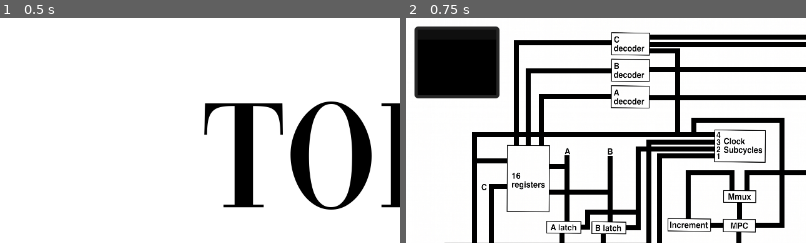
Above: before the commit, frames 1-2 (left to right).
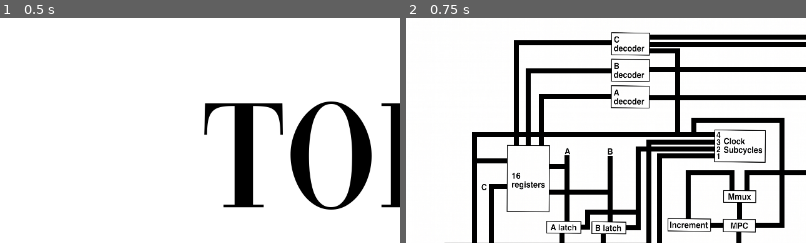
Above: after the commit, the same moments.

Repository: RodriWagner/Projeto-Arquitetura-de-Computadores-Vinod
Game: Godot game, scene res://Cenas/Cenas UI/menu.tscn
Same seed, same stepped clock (60 frames per second), same inputs: the game is played once before the commit and once after it.
Inputs:
- Up to frame 1 (0.5 s): no input
- Up to frame 2 (0.75 s): click "Inicío" at 0.5 s
The pictures show only the part of the screen within x 0-50%, y 1-51%; the shares and areas given below are measured in that part.

Frame 1 is identical in both runs. In frame 2, 7.0% of the frame differs, in the area x 2-24%, y 3-36%.

Commit message:
Interface da memória funciona

Diff:
--- a/projeto-vinod/Cenas/Cenas UI/control.tscn
+++ b/projeto-vinod/Cenas/Cenas UI/control.tscn
@@ -6,7 +6,6 @@
 [ext_resource type="Script" uid="uid://d1deiaevcxc5e" path="res://Scripts/ScriptsUI/controla_visibilidade.gd" id="4_4jskr"]
 [ext_resource type="PackedScene" uid="uid://dofyffrpaxm0q" path="res://Cenas/Cenas de lógica interna/barramento_padrao.tscn" id="4_ya72m"]
 [ext_resource type="PackedScene" uid="uid://c1m1n4c6686kc" path="res://Cenas/Cenas UI/Interface_MemoriaPrincipal.tscn" id="6_jarvx"]
-[ext_resource type="Script" uid="uid://ch12cq1shdkk5" path="res://Scripts/ScriptsUI/c_decoderCodigo.gd" id="7_l70cf"]
 
 [sub_resource type="StyleBoxFlat" id="StyleBoxFlat_uchyk"]
 bg_color = Color(1, 1, 1, 1)
@@ -33,9 +32,6 @@
 
 [sub_resource type="Theme" id="Theme_ya72m"]
 
-[sub_resource type="RectangleShape2D" id="RectangleShape2D_jarvx"]
-size = Vector2(61, 36)
-
 [sub_resource type="StyleBoxFlat" id="StyleBoxFlat_jarvx"]
 bg_color = Color(0.05882353, 0.05882353, 0.05882353, 1)
 
@@ -297,17 +293,6 @@
 layout_mode = 2
 size_flags_horizontal = 3
 text = "INICIAR SIMULAÇÃO"
-
-[node name="Controla Visibilidade dos Dados" type="Node" parent="." unique_id=1198790824]
-
-[node name="CDecoder" type="Area2D" parent="Controla Visibilidade dos Dados" unique_id=133905810 node_paths=PackedStringArray("caixa_de_interface")]
-visible = false
-script = ExtResource("7_l70cf")
-caixa_de_interface = NodePath("../../MarginContainer/PanelContainer/VBoxContainer/TextEdit")
-
-[node name="CollisionShape2D" type="CollisionShape2D" parent="Controla Visibilidade dos Dados/CDecoder" unique_id=1901886363]
-position = Vector2(364.5, 48)
-shape = SubResource("RectangleShape2D_jarvx")
 
 [node name="MarginContainer" type="MarginContainer" parent="." unique_id=108445050]
 visible = false
--- a/projeto-vinod/Cenas/Cenas UI/tabela_ui.gd
+++ b/projeto-vinod/Cenas/Cenas UI/tabela_ui.gd
@@ -20,7 +20,6 @@
 
 func atualizaTabela():
 	if dado:
-		print("oi")
 		var linhas_visiveis = $LinhasDaTabela.get_children()
 		var qtd_linhas_dados = dado.qtdLinhas()
 
@@ -30,6 +29,5 @@
 			var linha_atual = linhas_visiveis[l]
 			var celulas = linha_atual.get_children()
 			var valores_atualizados = dado.getLinha(l)
-
 			for c in range(min(celulas.size(), valores_atualizados.size())):
 				celulas[c].text = str(valores_atualizados[c])
--- a/projeto-vinod/Cenas/Cenas de lógica interna/main.tscn
+++ b/projeto-vinod/Cenas/Cenas de lógica interna/main.tscn
@@ -327,8 +327,9 @@
 [node name="MemoriaPrincipal" parent="Via de Dados" unique_id=266650011 node_paths=PackedStringArray("tabela_ui") instance=ExtResource("2_qahpq")]
 tabela_ui = NodePath("../../Interface/PanelContainer/HBoxContainer/Botões e Texto/PanelContainer2/VBoxContainer/controla_visibilidade/memoria_principal/MarginContainer/Lógica e UI End de Memória/ScrollContainer/Tabela")
 
-[node name="ControleAcessoMP" parent="Via de Dados/MemoriaPrincipal" unique_id=1735749587 node_paths=PackedStringArray("memoria") instance=ExtResource("5_5sm5k")]
+[node name="ControleAcessoMP" parent="Via de Dados/MemoriaPrincipal" unique_id=1735749587 node_paths=PackedStringArray("memoria", "tabela_ui") instance=ExtResource("5_5sm5k")]
 memoria = NodePath("..")
+tabela_ui = NodePath("../../../Interface/PanelContainer/HBoxContainer/Botões e Texto/PanelContainer2/VBoxContainer/controla_visibilidade/memoria_principal/MarginContainer/Lógica e UI End de Memória/ScrollContainer/Tabela")
 
 [node name="Componentes" type="Node2D" parent="Via de Dados" unique_id=2007277224]
 
@@ -429,6 +430,7 @@
 saida = "00000000000000000000000000000000"
 
 [node name="MarginContainer" type="MarginContainer" parent="." unique_id=2140649814]
+visible = false
 anchors_preset = -1
 offset_right = 176.0
 offset_bottom = 155.0
--- a/projeto-vinod/Scripts/ScriptsLogicaInterna/controle_acesso.gd
+++ b/projeto-vinod/Scripts/ScriptsLogicaInterna/controle_acesso.gd
@@ -2,6 +2,7 @@
 
 @export var memoria : Memoria;
 @export_range(12,32) var tamanho_base_endereco : int = 12
+@export var tabela_ui: Control
 
 func _limpa_endereco_de_acesso(endereco : String) -> String:
 	var tam_endereco := endereco.length()
@@ -20,15 +21,18 @@
 ## Insere dado no endereco passado
 func insere_dado(dado : String, endereco : String) -> void:
 	endereco = _limpa_endereco_de_acesso(endereco)
-	print("controle_acesso Esse é o dado: "+dado+" nesse lugar: "+endereco)
+	#print("controle_acesso Esse é o dado: "+dado+" nesse lugar: "+endereco)
 	#print("controleacesso: "+"Inseriu")
+	var ind = endereco.bin_to_int()
 	memoria.linhas_da_memoria[endereco.bin_to_int()] = dado;
-	print("50 primeiros")
-	for i in range(0,50):
+	memoria.tabela_ui.dado.alteraTabela(ind, dado)
+	tabela_ui.atualizaTabela()
+	#print("50 primeiros")
+	#for i in range(0,50):
 
-		print(memoria.linhas_da_memoria[i])
+		#rint(memoria.linhas_da_memoria[i])
 
-	print("100 ultimos")
+	#print("100 ultimos")
 
-	for i in range(4000,4096):
-		print(memoria.linhas_da_memoria[i])
+	#for i in range(4000,4096):
+		#print(memoria.linhas_da_memoria[i])
--- a/projeto-vinod/Scripts/ScriptsLogicaInterna/memoriaprincipal.gd
+++ b/projeto-vinod/Scripts/ScriptsLogicaInterna/memoriaprincipal.gd
@@ -21,6 +21,7 @@
 		i+=1;
 	tabela_ui.atualizaTabela()
 
+
 func _init() -> void:
 
 	_cria_memoria_vazia();
--- a/projeto-vinod/Scripts/ScriptsLogicaInterna/micro_memoria.gd
+++ b/projeto-vinod/Scripts/ScriptsLogicaInterna/micro_memoria.gd
@@ -77,8 +77,8 @@
 
 
 	# 5: alu:=tir; if n then goto 9;
-	linhas_da_memoria.append("5: 00110000000000000101010000001001")
-	micro_da_linha.append("alu:=tir; if n then goto 9;")
+	linhas_da_memoria.append("00110000000000000101010000001001")
+	micro_da_linha.append("5: alu:=tir; if n then goto 9;")
 		#"name": "alu := tir; if n then goto 9",
 		#"AMUX": "0", "COND": "01", "ULA": "10", "DESL": "00",
 		#"MBR": "0", "MAR": "0", "RD": "0", "WR": "0", "ENC": "0",
--- a/projeto-vinod/Scripts/ScriptsUI/c_decoderCodigo.gd
+++ /dev/null
@@ -1,44 +0,0 @@
-extends Area2D
-
-# 1. O alvo que contém a lógica de tela
-@export var caixa_de_interface: TextEdit
-
-# 2. O alvo que contém a lógica de dados (o seu Line2D com o barramento.gd)
-@export var linha_de_dados: Node2D
-
-func _ready() -> void:
-	mouse_entered.connect(_mostrar_texto)
-	mouse_exited.connect(_esconder_texto)
-
-func _mostrar_texto() -> void:
-	# Valida se a interface e a linha foram conectadas no Inspetor
-	print("oi")
-	if caixa_de_interface != null and linha_de_dados != null:
-		# Trava de segurança: Garante que a linha tem de onde puxar o dado
-		if linha_de_dados.origem != null:
-			var valor_trafegando = str(linha_de_dados.origem.saida)
-
-			# Formata e injeta na tela
-			caixa_de_interface.text = "Trafegando no Barramento:\nValor: " + valor_trafegando
-		else:
-			caixa_de_interface.text = "Barramento sem origem definida."
-
-func _esconder_texto() -> void:
-	if caixa_de_interface != null:
-		caixa_de_interface.text = ""
-
-
-func _on_text_edit_focus_entered() -> void:
-	pass # Replace with function body.
-
-
-func _on_text_edit_focus_exited() -> void:
-	pass # Replace with function body.
-
-
-func _on_mouse_entered() -> void:
-	pass # Replace with function body.
-
-
-func _on_mouse_exited() -> void:
-	pass # Replace with function body.
Not shown, removed: projeto-vinod/Scripts/ScriptsUI/c_decoderCodigo.gd.uid
